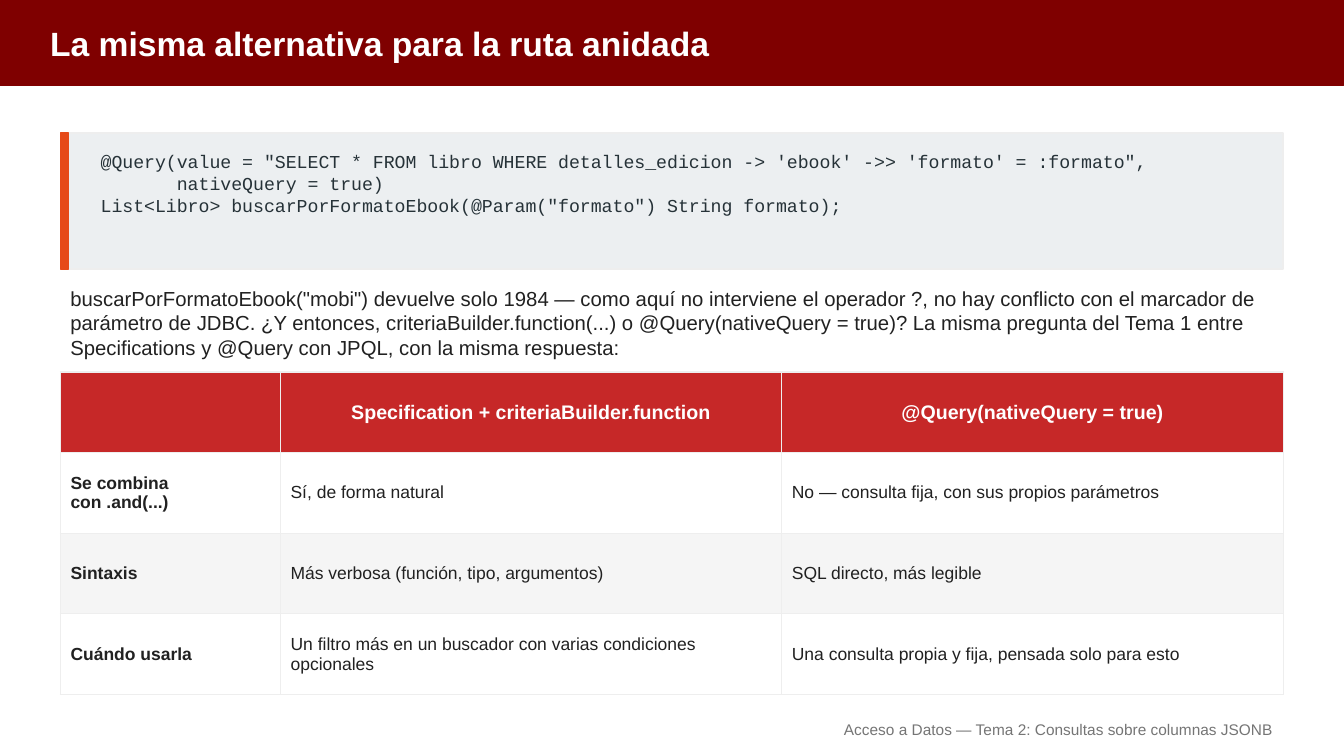
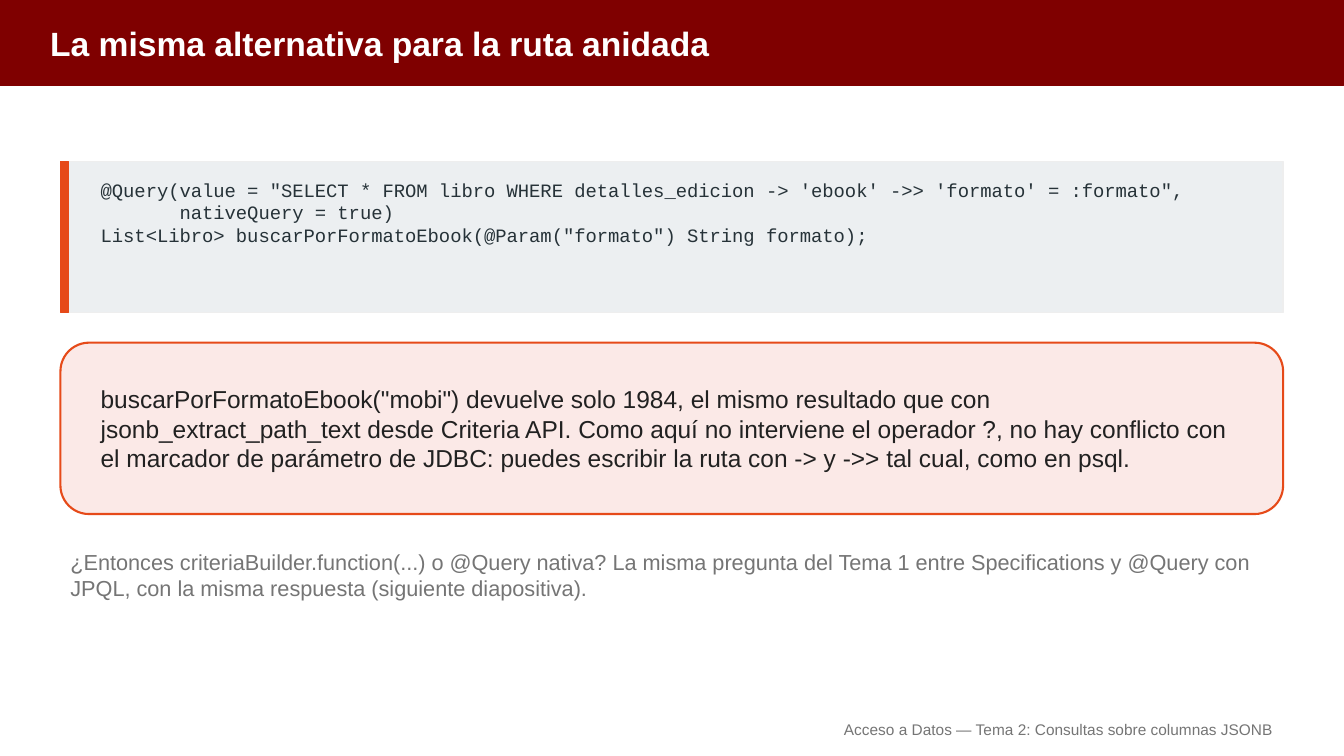
Before and after one commit to aitorventura/acceso-a-datos, a slide deck: slide 13 of docs/tema2/diapositivas/consultas-jsonb.pptx (slide 17 before the commit). Drawn at 1344x756 pixels with LibreOffice and Linux fonts; fonts in the diff are those of the drawing. Boxes give left, top, right and bottom in pixels: in the first picture for what was removed or moved away, otherwise in the second. Text is boxed around its words. In the diff, an @@ line names an element or a change of style, - is before the commit and + after.

Commit message:
Tema 2 de AD: infografías en los tres apartados y diapositivas regeneradas
Añade 14 infografías en docs/tema2/img, las inserta en persistencia-objetos-jsonb, consultas-jsonb y bd-orientadas-a-objetos, y regenera sus diapositivas (pptx y pdf), fusionando las que solo tenían un párrafo.

```diff
--- a/docs/tema2/diapositivas/consultas-jsonb.pptx
+++ b/docs/tema2/diapositivas/consultas-jsonb.pptx
@@ rectangle: place and size @@
-rectangle at (60,133,1284,269)
+rectangle at (60,161,1284,313)
@@ rectangle: place and size @@
-rectangle at (60,133,69,269)
+rectangle at (60,161,69,313)
@@ text "@Query(value = "SELECT * FROM ...": place and size @@
-text "@Query(value = "SELECT * FROM ..." at (101,155,1147,216)
+text "@Query(value = "SELECT * FROM ..." at (101,183,1184,246)
@@ text "@Query(value = "SELECT * FROM ..." at (101,183,1184,246): size 13 to 13.5 pt @@
@@ rounded rectangle added at (60,343,1284,514), fill #FBE9E7, outline #E64A19 1.5 pt @@
@@ text "buscarPorFormatoEbook("mobi") devuelve solo 1984, el ..." at (101,390,1226,472): vertical alignment top to middle @@
@@ table removed at (60,372,1282,678), 4 rows, 3 columns @@
- | Specification + criteriaBuilder.function | @Query(nativeQuery = true)
-Se combina con .and(...) | Sí, de forma natural | No — consulta fija, con sus propios parámetros
-Sintaxis | Más verbosa (función, tipo, argumentos) | SQL directo, más legible
-Cuándo usarla | Un filtro más en un buscador con varias condiciones opcionales | Una consulta propia y fija, pensada solo para esto
@@ text at (101,390,1226,472): text changed; size 14.5 to 17.5 pt @@
-buscarPorFormatoEbook("mobi") devuelve solo 1984 — como aquí no interviene el operador ?, no hay conflicto con el marcador de parámetro de JDBC. ¿Y entonces, criteriaBuilder.function(...) o @Query(nativeQuery = true)? La misma pregunta del Tema 1 entre Specifications y @Query con JPQL, con la misma respuesta:
+buscarPorFormatoEbook("mobi") devuelve solo 1984, el mismo resultado que con jsonb_extract_path_text desde Criteria API. Como aquí no interviene el operador ?, no hay conflicto con el marcador de parámetro de JDBC: puedes escribir la ruta con -> y ->> tal cual, como en psql.
@@ text added at (70,554,1250,601), 15.5 pt, text #757575 @@
+¿Entonces criteriaBuilder.function(...) o @Query nativa? La misma pregunta del Tema 1 entre Specifications y @Query con JPQL, con la misma respuesta (siguiente diapositiva).
```
Also in this commit, not shown: 10 other slides changed, 4 slides removed, 22 other files.
